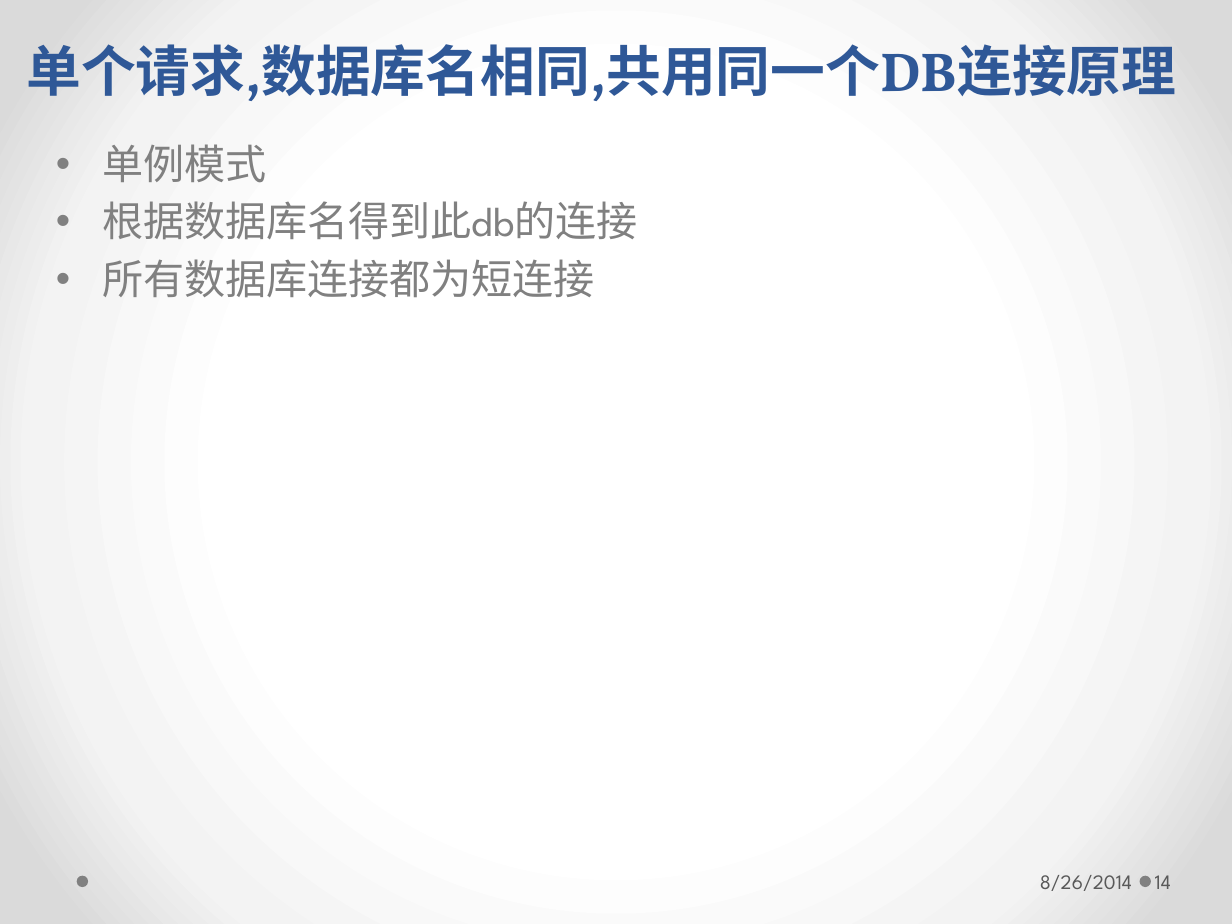
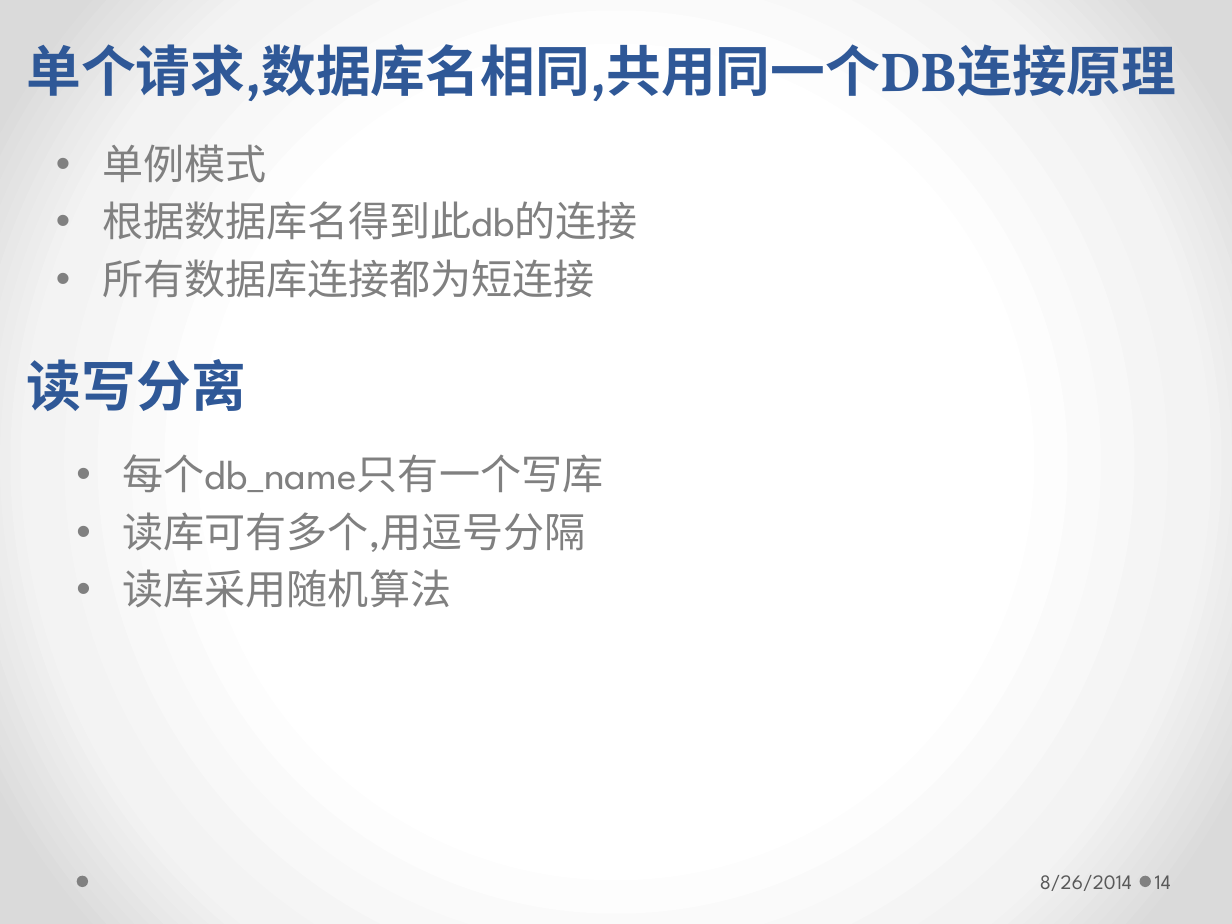
Before and after one commit to longhaisheng/dbroute, a slide deck: slide 14 of dbroute.pptx. Drawn at 1232x924 pixels with LibreOffice and Linux fonts; fonts in the diff are those of the drawing. Boxes give left, top, right and bottom in pixels: in the first picture for what was removed or moved away, otherwise in the second. Text is boxed around its words. In the diff, an @@ line names an element or a change of style, - is before the commit and + after.

```diff
--- a/dbroute.pptx
+++ b/dbroute.pptx
@@ text added at box(27, 359, 246, 411), 32 pt, text #2F5897, bold @@
+读写分离
@@ text added at box(123, 454, 604, 607), 24 pt, text #808080 @@
+• 每个db_name只有一个写库
+• 读库可有多个,用逗号分隔
+• 读库采用随机算法
```
Also in this commit, not shown: 5 other slides changed.
